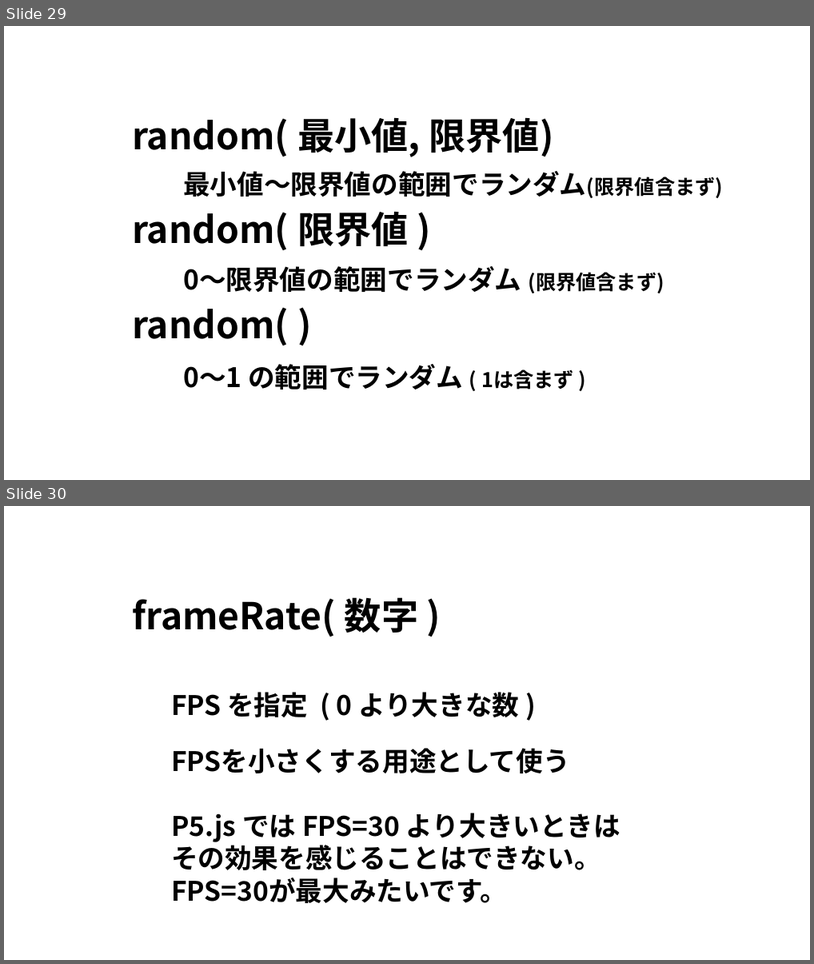
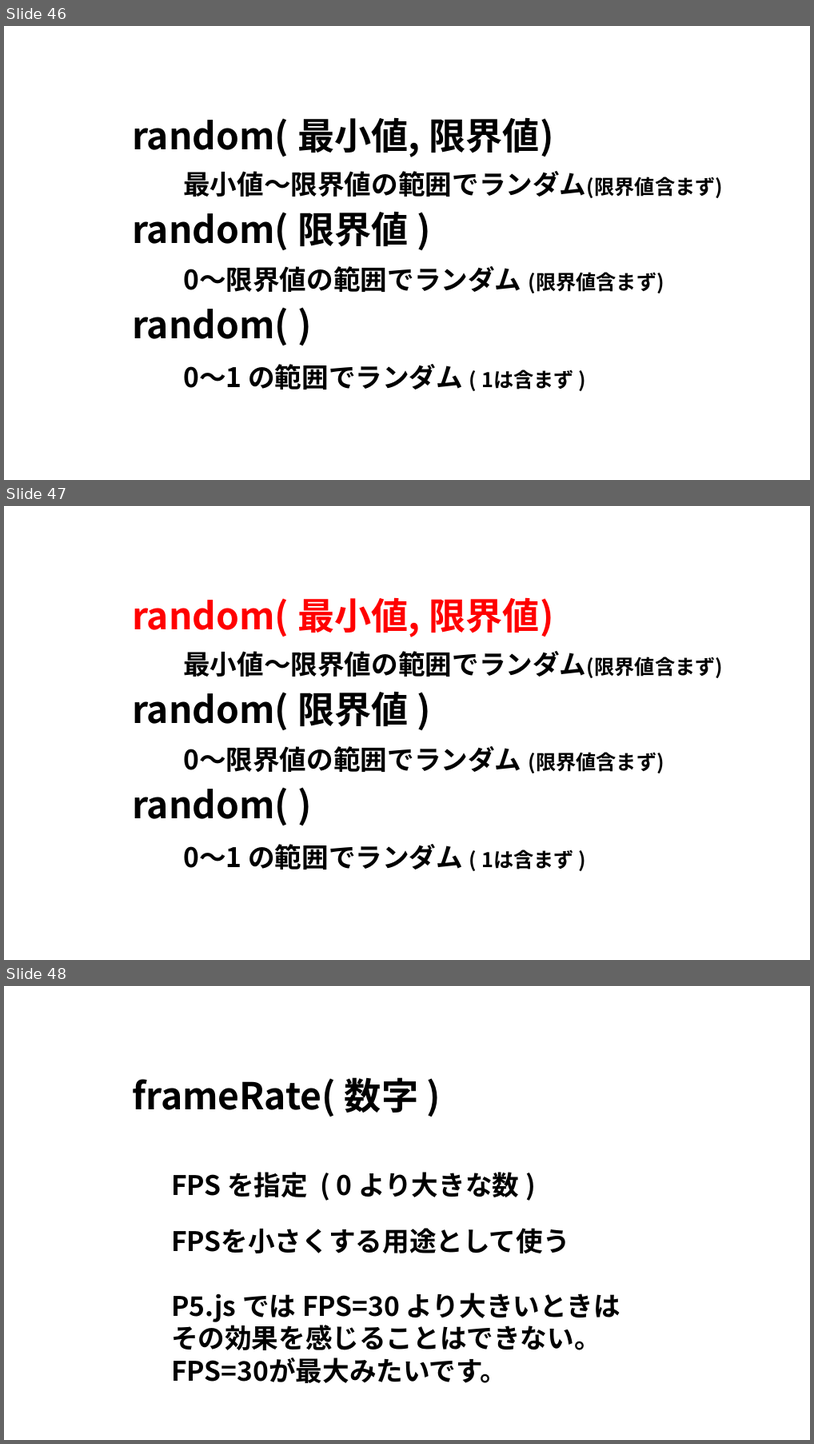
Before and after one commit to amami-harhid/p5jsPracticeSamples, a slide deck: Documents/p5Js_practice02.pptx. Shown one above the other, each under a label of ours: slides 29 and 30 before the commit, slides 46, 47 and 48 after it. The pictures are 814x964 and 814x1444 pixels, drawn with LibreOffice and Linux fonts; fonts in the diff are those of the drawing. Boxes give left, top, right and bottom in pixels: in the first picture for what was removed or moved away, otherwise in the second. Text is boxed around its words. In the diff, an @@ line names an element or a change of style, - is before the commit and + after.

```diff
--- a/Documents/p5Js_practice02.pptx
+++ b/Documents/p5Js_practice02.pptx
@@ slide 47 added at [4, 506, 810, 960], background #FFFFFF @@
@@ text added at [132, 597, 554, 637], 44 pt, text #FF0000, bold @@
+random( 最小値, 限界値)
@@ text added at [183, 651, 723, 678], 32 pt, text #000000, bold @@
+最小値～限界値の範囲でランダム(限界値含まず)
@@ text added at [132, 691, 409, 730], 44 pt, text #000000, bold @@
+random( 限界値 )
@@ text added at [183, 746, 664, 773], 32 pt, text #000000, bold @@
+0～限界値の範囲でランダム (限界値含まず)
@@ text added at [132, 787, 289, 825], 44 pt, text #000000, bold @@
+random( )
@@ text added at [183, 844, 574, 869], 32 pt, text #000000, bold @@
+0～1 の範囲でランダム ( 1は含まず )
@@ what was slide 29 is now slide 46 @@
@@ what was slide 30 is now slide 48 @@
```
Also in this commit, not shown: 6 slides changed, 41 other slides added, 1 slide removed.
